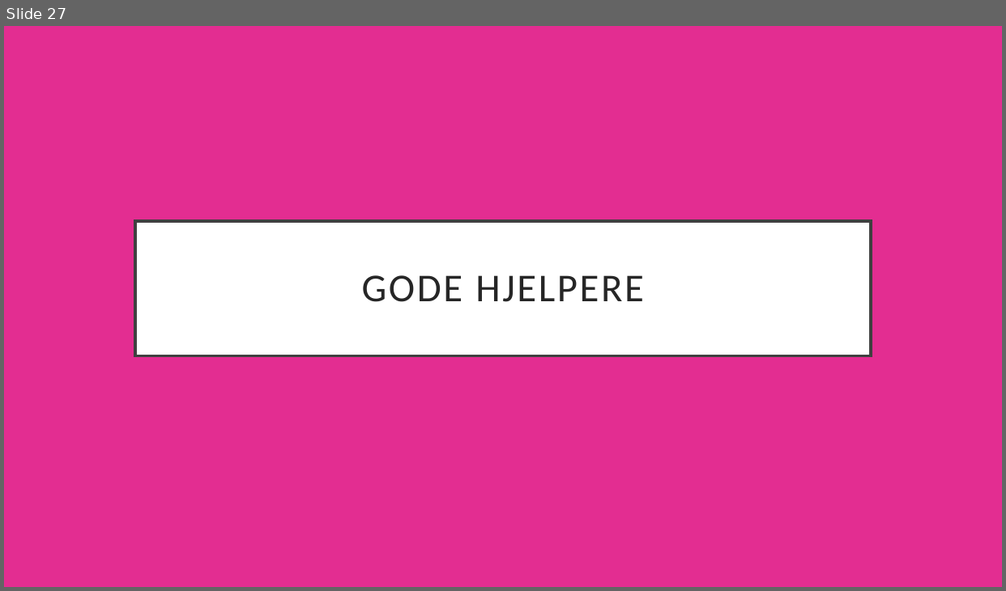
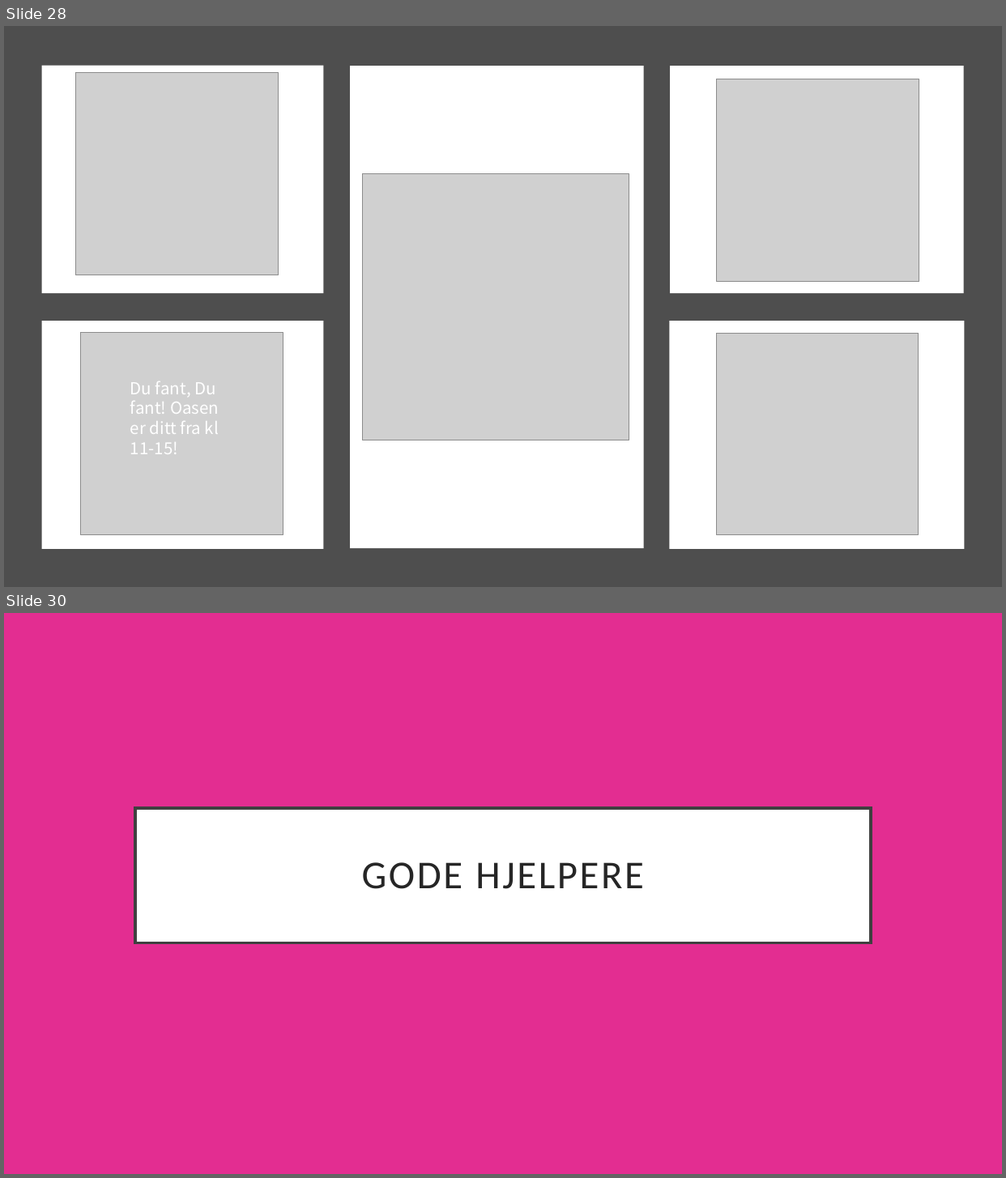
Before and after one commit to knowit/fant, a slide deck: doc/konsept/Fant-.pptx. Shown one above the other, each under a label of ours: slide 27 before the commit, slides 28 and 30 after it; the slides between them are not shown. The pictures are 1006x591 and 1006x1178 pixels, drawn with LibreOffice and Linux fonts; fonts in the diff are those of the drawing; grey boxes stand for pictures. Boxes give left, top, right and bottom in pixels: in the first picture for what was removed or moved away, otherwise in the second. Text is boxed around its words. In the diff, an @@ line names an element or a change of style, - is before the commit and + after.

```diff
--- a/doc/konsept/Fant-.pptx
+++ b/doc/konsept/Fant-.pptx
@@ slide 28 added at [4, 26, 1002, 587], background #FFFFFF @@
@@ rectangle added at [4, 26, 1002, 587], fill #4E4E4E @@
@@ rectangle added at [41, 66, 323, 294], fill #FFFFFF @@
@@ picture added at [76, 73, 278, 275] @@
@@ rectangle added at [350, 66, 643, 548], fill #FFFFFF @@
@@ rectangle added at [671, 66, 964, 293], fill #FFFFFF @@
@@ picture added at [717, 79, 918, 281] @@
@@ picture added at [363, 174, 629, 441] @@
@@ rectangle added at [41, 321, 323, 549], fill #FFFFFF @@
@@ picture added at [81, 333, 283, 535] @@
@@ rectangle added at [670, 321, 965, 549], fill #FFFFFF @@
@@ picture added at [717, 334, 918, 535] @@
@@ text added at [130, 382, 219, 454], 16 pt, text #FFFFFF @@
+Du fant, Du fant! Oasen er ditt fra kl 11-15!
@@ what was slide 27 is now slide 30 @@
```
Also in this commit, not shown: 9 slides changed, 2 other slides added.
